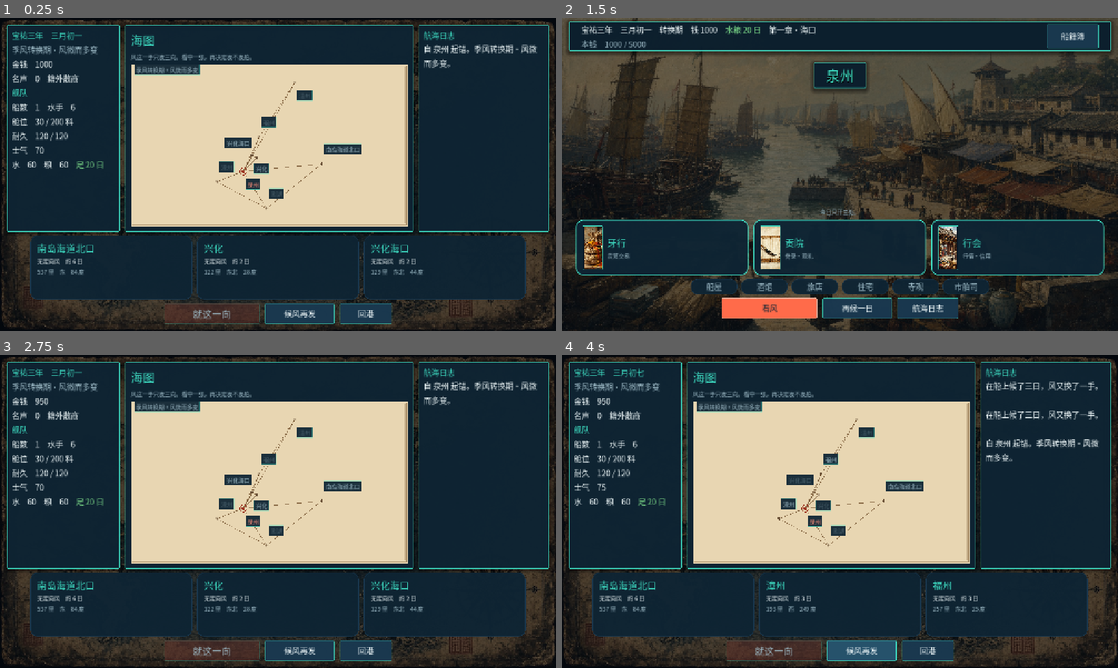
Above: before the commit, frames 1-4 (two rows, left to right).
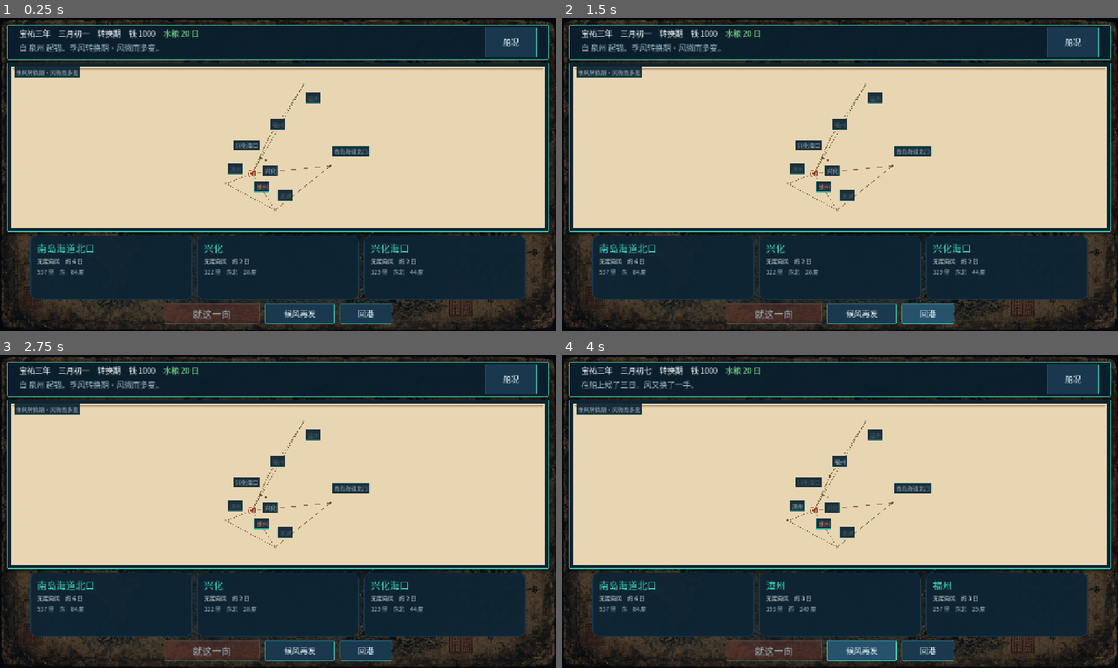
Above: after the commit, the same moments.

Repository: haru225-coder/nk1
Game: Godot game, scene res://scenes/SeaChart.tscn
Two runs of this game, one before a commit and one after it. Both use one fixed random seed, a clock stepped at 60 frames per second and the inputs below. This scene is started directly instead of the project's main scene.
Inputs (mouse positions are in pixels of both pictures, inside the frame that each line leads up to):
- Up to frame 1 (0.25 s): no input
- Up to frame 2 (1.5 s): click (1073, 43) at 0.5 s, where only the run after the commit has a clickable "船况"; click "回港" at 1.25 s
- Up to frame 3 (2.75 s): click (205, 646) at 2 s, where only the run before the commit has a clickable "看风"
- Up to frame 4 (4 s): click "候风再发" at 2.75 s; click "候风再发" at 3.5 s

The runs differ from the first frame. In frame 1, 30% of the frame differs, in the area x 1-99%, y 2-69%; in frame 2, 75%, in the area x 0-100%, y 0-100%; in frame 3, 30%; in frame 4, 30%.

Commit message:
feat(ui): 海图收掉左右栏，见面改成工席
海图不再用 260 的船况栏和 300 的日志栏夹住图。日期和刚写下的一句留在顶匾，船况点开才盖上来。三张航向牌和发舶钮不动。见面的行情和疏通横排成工席，离开钉在册页底下。

Co-authored-by: haru225-coder <haru225-coder@users.noreply.github.com>

Diff:
--- a/scripts/Main.gd
+++ b/scripts/Main.gd
@@ -43,7 +43,7 @@
 var _status_line: RichTextLabel
 var _page_footer: HBoxContainer
 ## 见面册页上的话。原 RichTextLabel 在这栏里排不出行，改用能折行的 Label。
-var _npc_speech: Label
+var _npc_speech: RichTextLabel
 ## 航海日志册页。系统对话框会把三卷撑出 1280 宽的窗口。
 var _save_host: Control
 ## 升章 / 了结册页。同一理由，不用系统对话框。
@@ -455,8 +455,13 @@
 	dialog.size_flags_vertical = Control.SIZE_EXPAND_FILL
 	margin.add_child(dialog)
 	UiTheme.style_heading(npc_name_lbl)
-	npc_dialog_lbl.visible = false
-	npc_actions.add_theme_constant_override("separation", 6)
+	npc_dialog_lbl.fit_content = true
+	npc_dialog_lbl.scroll_active = false
+	npc_dialog_lbl.autowrap_mode = TextServer.AUTOWRAP_WORD_SMART
+	npc_dialog_lbl.size_flags_vertical = Control.SIZE_SHRINK_BEGIN
+	UiTheme.style_body(npc_dialog_lbl)
+	npc_actions.size_flags_vertical = Control.SIZE_EXPAND_FILL
+	npc_actions.add_theme_constant_override("separation", 8)
 
 
 ## 调查页平时铺满中栏；卷首 cg_ 收成居中的册页，顶栏让开。
@@ -1341,14 +1346,15 @@
 # ── 工席 ────────────────────────────────────────────
 ## 设施页里一桩事一张潮玻璃。和岸门同一块材料，横排放，放不下就换行。
 
-func _begin_benches() -> void:
+func _begin_benches(host: Node = null) -> void:
 	var flow := HFlowContainer.new()
 	flow.name = "Benches"
 	flow.size_flags_horizontal = Control.SIZE_EXPAND_FILL
 	flow.alignment = FlowContainer.ALIGNMENT_CENTER
 	flow.add_theme_constant_override("h_separation", 12)
 	flow.add_theme_constant_override("v_separation", 8)
-	choices_container.add_child(flow)
+	var parent: Node = host if host != null else choices_container
+	parent.add_child(flow)
 	_slip_host = flow
 
 
@@ -2071,10 +2077,9 @@
 	for child in npc_actions.get_children():
 		child.queue_free()
 
-	_slip_host = npc_actions
-	var talk := _slip_body()
-	_npc_speech = _slip_note(talk, spoken, UiTheme.TEXT)
-	_npc_speech.add_theme_font_size_override("font_size", UiTheme.SIZE_BODY)
+	npc_dialog_lbl.text = spoken
+	_npc_speech = npc_dialog_lbl
+	_begin_benches(npc_actions)
 	var intel := _slip_body()
 	_slip_title(intel, "行情", "邻座牙人")
 	_slip_chip(_slip_row(intel), "打听", _on_npc_intel.bind(n_name))
@@ -2082,13 +2087,19 @@
 		var bribe := _slip_body()
 		_slip_title(bribe, "疏通", "关注　减 15")
 		_slip_chip(_slip_row(bribe), "塞　50", _on_npc_bribe.bind(n_name), true)
-	_slip_host = null
-
+	_end_benches()
+
+	var spacer := Control.new()
+	spacer.size_flags_vertical = Control.SIZE_EXPAND_FILL
+	spacer.mouse_filter = Control.MOUSE_FILTER_IGNORE
+	npc_actions.add_child(spacer)
 	var leave_btn := Button.new()
 	leave_btn.text = "离开"
+	leave_btn.custom_minimum_size = Vector2(160, 42)
 	leave_btn.pressed.connect(_on_npc_leave)
 	npc_actions.add_child(leave_btn)
 	UiTheme.style_choice_button(leave_btn)
+	leave_btn.size_flags_horizontal = Control.SIZE_SHRINK_CENTER
 
 
 const NPC_GREETING := {
--- a/scripts/SeaChart.gd
+++ b/scripts/SeaChart.gd
@@ -26,6 +26,9 @@
 var event_title: Label
 var event_text: RichTextLabel
 var event_actions: VBoxContainer
+var _strip_line: RichTextLabel
+var _condition_layer: Control
+var _latest_note := ""
 
 
 func _ready() -> void:
@@ -71,82 +74,49 @@
 	root.add_theme_constant_override("separation", 8)
 	add_child(root)
 
-	var columns := HBoxContainer.new()
-	columns.size_flags_vertical = Control.SIZE_EXPAND_FILL
-	columns.add_theme_constant_override("separation", 12)
-	root.add_child(columns)
-
-	# ── 左：状态 ──
-	var left := PanelContainer.new()
-	left.custom_minimum_size = Vector2(260, 0)
-	left.add_theme_stylebox_override("panel", _panel_style())
-	columns.add_child(left)
-	var left_m := MarginContainer.new()
-	_set_margins(left_m, 10)
-	left.add_child(left_m)
-	status_label = RichTextLabel.new()
-	status_label.bbcode_enabled = true
-	status_label.fit_content = true
-	UiTheme.style_body(status_label)
-	left_m.add_child(status_label)
-
-	# ── 中：绢纸海图。航向牌不放这里，三张 372 宽的牌在底栏才排得下。 ──
+	# 顶匾。左栏船况和右栏日志收起来之后，日期和刚写下的一句留在这里。
+	var strip := PanelContainer.new()
+	strip.custom_minimum_size = Vector2(0, 80)
+	strip.add_theme_stylebox_override("panel", UiTheme.plaque())
+	root.add_child(strip)
+	var strip_row := HBoxContainer.new()
+	strip_row.alignment = BoxContainer.ALIGNMENT_CENTER
+	strip_row.add_theme_constant_override("separation", 12)
+	strip.add_child(strip_row)
+	_strip_line = RichTextLabel.new()
+	_strip_line.bbcode_enabled = true
+	_strip_line.fit_content = false
+	_strip_line.scroll_active = false
+	_strip_line.autowrap_mode = TextServer.AUTOWRAP_OFF
+	_strip_line.clip_contents = true
+	_strip_line.mouse_filter = Control.MOUSE_FILTER_IGNORE
+	_strip_line.size_flags_horizontal = Control.SIZE_EXPAND_FILL
+	_strip_line.custom_minimum_size = Vector2(0, 56)
+	UiTheme.style_body(_strip_line)
+	strip_row.add_child(_strip_line)
+	var cond_btn := Button.new()
+	cond_btn.text = "船况"
+	cond_btn.custom_minimum_size = Vector2(120, 40)
+	cond_btn.pressed.connect(_toggle_condition)
+	UiTheme.style_button(cond_btn, false)
+	strip_row.add_child(cond_btn)
+
+	# 图铺满匾和航向牌之间。三张 372 宽的牌仍在底栏。
 	var center := PanelContainer.new()
 	center.size_flags_horizontal = Control.SIZE_EXPAND_FILL
+	center.size_flags_vertical = Control.SIZE_EXPAND_FILL
 	center.add_theme_stylebox_override("panel", _panel_style())
-	columns.add_child(center)
+	root.add_child(center)
 	var center_m := MarginContainer.new()
-	_set_margins(center_m, 12)
+	_set_margins(center_m, 8)
 	center.add_child(center_m)
-	var center_v := VBoxContainer.new()
-	center_v.size_flags_vertical = Control.SIZE_EXPAND_FILL
-	center_v.add_theme_constant_override("separation", 8)
-	center_m.add_child(center_v)
-
-	var head := Label.new()
-	head.text = "海图"
-	UiTheme.style_heading(head)
-	center_v.add_child(head)
-
-	var hint := Label.new()
-	hint.text = "风这一手只发三向。看中一张，再决定发不发舶。"
-	UiTheme.style_footnote(hint)
-	center_v.add_child(hint)
-
-	# 真正的图。数据用 ports.json 的经纬度，CanvasItem.draw 信号接 lambda，
-	# 不另建节点树——一张静态海图不需要缩放拖拽。
 	chart = Control.new()
 	chart.custom_minimum_size = Vector2(0, 160)
 	chart.size_flags_horizontal = Control.SIZE_EXPAND_FILL
 	chart.size_flags_vertical = Control.SIZE_EXPAND_FILL
 	chart.draw.connect(func(): _draw_chart(chart))
 	chart.gui_input.connect(_on_chart_input)
-	center_v.add_child(chart)
-
-	# ── 右：航海日志 ──
-	var right := PanelContainer.new()
-	right.custom_minimum_size = Vector2(300, 0)
-	right.add_theme_stylebox_override("panel", _panel_style())
-	columns.add_child(right)
-	var right_m := MarginContainer.new()
-	_set_margins(right_m, 10)
-	right.add_child(right_m)
-	var right_v := VBoxContainer.new()
-	right_m.add_child(right_v)
-	var log_head := Label.new()
-	log_head.text = "航海日志"
-	log_head.add_theme_font_size_override("font_size", UiTheme.SIZE_BODY)
-	log_head.add_theme_color_override("font_color", UiTheme.GOLD)
-	right_v.add_child(log_head)
-	var log_scroll := ScrollContainer.new()
-	log_scroll.size_flags_vertical = Control.SIZE_EXPAND_FILL
-	right_v.add_child(log_scroll)
-	log_label = RichTextLabel.new()
-	log_label.bbcode_enabled = true
-	log_label.fit_content = true
-	log_label.custom_minimum_size = Vector2(272, 0)
-	UiTheme.style_body(log_label)
-	log_scroll.add_child(log_label)
+	center_m.add_child(chart)
 
 	heading_row = HBoxContainer.new()
 	heading_row.alignment = BoxContainer.ALIGNMENT_CENTER
@@ -184,6 +154,7 @@
 
 	# ── 事件浮层 ──
 	_build_event_panel()
+	_mount_condition()
 
 
 func _build_event_panel() -> void:
@@ -219,6 +190,139 @@
 	event_actions = VBoxContainer.new()
 	event_actions.add_theme_constant_override("separation", 6)
 	v.add_child(event_actions)
+
+
+## 船况和这趟日志。点开才盖在图上，不占海图的宽。
+func _mount_condition() -> void:
+	var layer := Control.new()
+	layer.name = "ConditionLayer"
+	layer.set_anchors_preset(Control.PRESET_FULL_RECT)
+	layer.visible = false
+	layer.mouse_filter = Control.MOUSE_FILTER_STOP
+	add_child(layer)
+	var dim := ColorRect.new()
+	dim.set_anchors_preset(Control.PRESET_FULL_RECT)
+	dim.color = Color(0.02, 0.05, 0.08, 0.62)
+	dim.mouse_filter = Control.MOUSE_FILTER_STOP
+	dim.gui_input.connect(_on_condition_dim)
+	layer.add_child(dim)
+	var holder := CenterContainer.new()
+	holder.set_anchors_preset(Control.PRESET_FULL_RECT)
+	holder.mouse_filter = Control.MOUSE_FILTER_IGNORE
+	layer.add_child(holder)
+	var sheet := PanelContainer.new()
+	sheet.custom_minimum_size = Vector2(520, 0)
+	sheet.add_theme_stylebox_override("panel", UiTheme.panel())
+	holder.add_child(sheet)
+	var margin := MarginContainer.new()
+	_set_margins(margin, 18)
+	sheet.add_child(margin)
+	var col := VBoxContainer.new()
+	col.custom_minimum_size = Vector2(480, 0)
+	col.add_theme_constant_override("separation", 8)
+	margin.add_child(col)
+	var head := Label.new()
+	head.text = "船况"
+	head.horizontal_alignment = HORIZONTAL_ALIGNMENT_CENTER
+	UiTheme.style_heading(head)
+	col.add_child(head)
+	var scroll := ScrollContainer.new()
+	scroll.custom_minimum_size = Vector2(0, 360)
+	scroll.horizontal_scroll_mode = ScrollContainer.SCROLL_MODE_DISABLED
+	col.add_child(scroll)
+	var body := VBoxContainer.new()
+	body.add_theme_constant_override("separation", 10)
+	scroll.add_child(body)
+	status_label = RichTextLabel.new()
+	status_label.bbcode_enabled = true
+	status_label.fit_content = true
+	status_label.scroll_active = false
+	status_label.custom_minimum_size = Vector2(460, 0)
+	UiTheme.style_body(status_label)
+	body.add_child(status_label)
+	log_label = RichTextLabel.new()
+	log_label.bbcode_enabled = true
+	log_label.fit_content = true
+	log_label.scroll_active = false
+	log_label.custom_minimum_size = Vector2(460, 0)
+	UiTheme.style_body(log_label)
+	body.add_child(log_label)
+	var close := Button.new()
+	close.text = "合上"
+	close.custom_minimum_size = Vector2(0, 40)
+	close.pressed.connect(_close_condition)
+	UiTheme.style_button(close, true)
+	col.add_child(close)
+	_condition_layer = layer
+
+
+func _toggle_condition() -> void:
+	if _condition_layer == null:
+		return
+	if _condition_layer.visible:
+		_close_condition()
+		return
+	_condition_layer.visible = true
+	move_child(_condition_layer, get_child_count() - 1)
+
+
+func _close_condition() -> void:
+	if _condition_layer != null:
+		_condition_layer.visible = false
+
+
+func _on_condition_dim(event: InputEvent) -> void:
+	if event is InputEventMouseButton:
+		var click := event as InputEventMouseButton
+		if click.pressed:
+			_close_condition()
+
+
+func _open_event_panel() -> void:
+	_close_condition()
+	event_panel.visible = true
+
+
+func _monsoon_short() -> String:
+	var desc := Calendar.get_monsoon_desc()
+	if desc.begins_with("东北"):
+		return "东北风"
+	if desc.begins_with("西南"):
+		return "西南风"
+	return "转换期"
+
+
+func _plain_note(text: String) -> String:
+	var rx := RegEx.new()
+	rx.compile("\\[[^\\]]*\\]")
+	var plain := rx.sub(text, "", true)
+	return plain.get_slice("\n", 0).strip_edges()
+
+
+func _refresh_strip() -> void:
+	if _strip_line == null:
+		return
+	var supply_d := Fleet.supply_days()
+	var supply_color := UiTheme.MOSS
+	if supply_d <= 3:
+		supply_color = UiTheme.CINNABAR
+	elif supply_d <= 7:
+		supply_color = UiTheme.HONEY
+	var line1 := "%s　%s　钱 %d　[color=#%s]水粮 %d 日[/color]" % [
+		Calendar.get_date_string(),
+		_monsoon_short(),
+		GameState.money,
+		UiTheme.hex(supply_color),
+		supply_d,
+	]
+	var note := _latest_note
+	if sailing:
+		var pct := 0
+		if total_li > 0.0:
+			pct = int(clampf((total_li - remaining_li) / total_li, 0.0, 1.0) * 100.0)
+		note = "航行中　第 %d 日　已行 %d / 100　余程 %d 里" % [days_elapsed, pct, int(remaining_li)]
+	var dim := UiTheme.hex(UiTheme.TEXT_DIM)
+	_strip_line.text = line1 + "\n[color=#%s]%s[/color]" % [dim, note]
 
 
 func _panel_style() -> StyleBoxFlat:
@@ -267,6 +371,7 @@
 		Fleet.water, Fleet.food, UiTheme.hex(supply_color), supply_d,
 	]
 	status_label.text = t
+	_refresh_strip()
 	# 日期推进会改季风，图上的风向箭头与航段配色随之变
 	if chart:
 		chart.queue_redraw()
@@ -634,6 +739,8 @@
 
 func _log(text: String) -> void:
 	log_label.text = UiTheme.plain_log(text) + "\n\n" + log_label.text
+	_latest_note = _plain_note(text)
+	_refresh_strip()
 
 
 func _ink(c: Color, text: String) -> String:
@@ -755,7 +862,7 @@
 	else:
 		_add_event_action("继续航行", _on_event_continue)
 
-	event_panel.visible = true
+	_open_event_panel()
 
 
 func _add_event_action(text: String, cb: Callable) -> void:
@@ -855,6 +962,7 @@
 	for c in get_children():
 		if c is CanvasItem:
 			c.visible = true
+	_close_condition()
 	_refresh_status()
 	_after_combat()
 
@@ -941,7 +1049,7 @@
 	for c in event_actions.get_children():
 		c.queue_free()
 	_add_event_action("下船入港", _return_to_port)
-	event_panel.visible = true
+	_open_event_panel()
 
 
 func _sink() -> void:
@@ -962,7 +1070,7 @@
 		GameState.last_port = origin_port
 		_return_to_port()
 	)
-	event_panel.visible = true
+	_open_event_panel()
 
 
 func _return_to_port() -> void:
--- a/tools/godot_smoke.gd
+++ b/tools/godot_smoke.gd
@@ -83,6 +83,18 @@
 	_check(chart_src.find("event_actions = VBoxContainer") >= 0
 		and chart_src.find("style_choice_button(b)") >= 0,
 		"海图遭遇选项走竖排挑签", fails)
+	_check(chart_src.find("船况") >= 0
+		and chart_src.find("func _mount_condition") >= 0
+		and chart_src.find("Vector2(260, 0)") < 0
+		and chart_src.find("Vector2(300, 0)") < 0,
+		"海图左右栏收成顶匾，船况点开才占画面", fails)
+	var meet_src := FileAccess.get_file_as_string("res://scripts/Main.gd")
+	var meet_at := meet_src.find("func _show_npc_mode")
+	var meet_end := meet_src.find("\nfunc ", meet_at + 1)
+	var meet_body := meet_src.substr(meet_at, meet_end - meet_at) if meet_at >= 0 and meet_end > meet_at else ""
+	_check(meet_body.find("_begin_benches(npc_actions)") >= 0
+		and meet_body.find("SIZE_SHRINK_CENTER") >= 0,
+		"见面行情走工席，离开不再拉满宽", fails)
 	var theme_scr = load("res://scripts/core/UiTheme.gd")
 	_check(theme_scr != null, "UiTheme.gd 能编译", fails)
 	var dlg := AcceptDialog.new()
Not shown, changed: docs/复刻设计_大航海时代标准.md
Not shown, changed: tools/check_symbols.py
